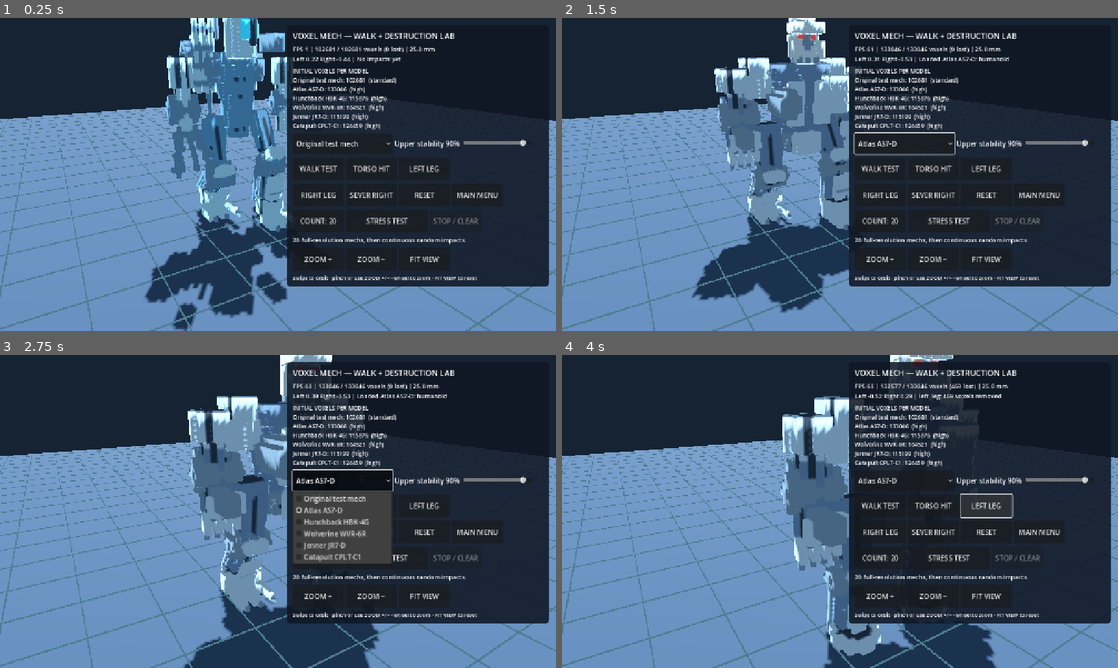
Above: before the commit, frames 1-4 (two rows, left to right).
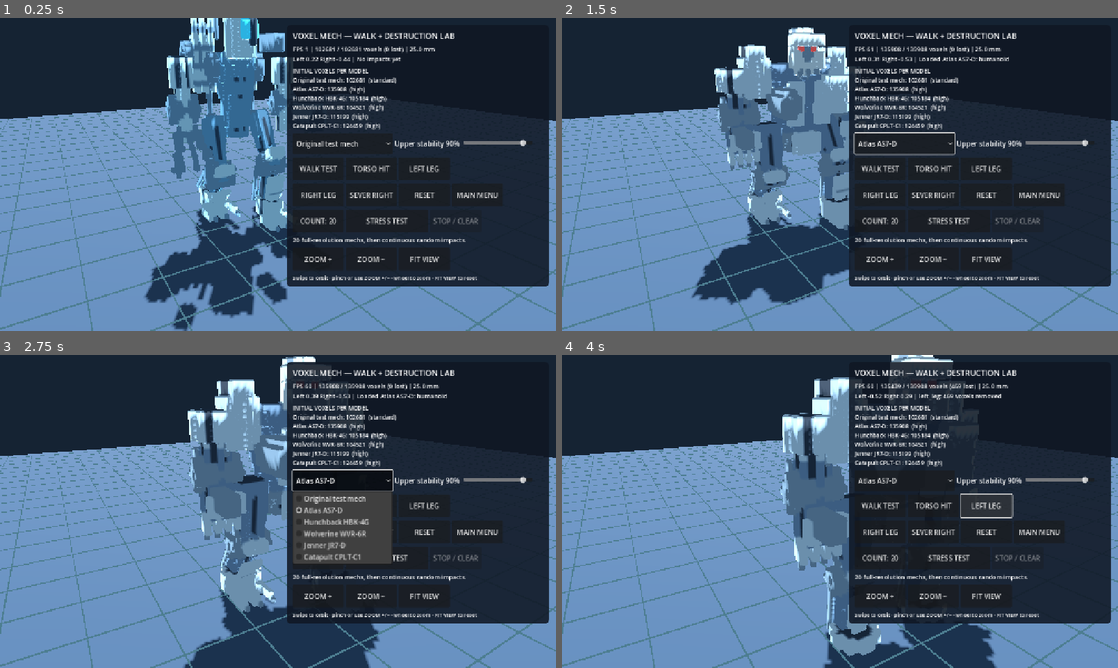
Above: after the commit, the same moments.

Repository: drag0nblad3/BtechMobile
Game: Godot game, scene res://scenes/voxel_mech_lab.tscn
Two runs of this game, one before a commit and one after it. Both use one fixed random seed, a clock stepped at 60 frames per second and the inputs below. This scene is started directly instead of the project's main scene.
Inputs:
- Up to frame 1 (0.25 s): no input
- Up to frame 2 (1.5 s): click "Original test mech" at 0.5 s; click "WALK TEST" at 1.25 s
- Up to frame 3 (2.75 s): click "Atlas AS7-D" at 2 s
- Up to frame 4 (4 s): click "TORSO HIT" at 2.75 s; click "LEFT LEG" at 3.5 s

The runs differ from the first frame. In frame 1, less than 0.1% of the frame differs, in the area x 60-67%, y 22-27%; in frame 2, 2.1%, in the area x 29-67%, y 0-95%; in frame 3, 1.2%; in frame 4, 1.2%.

Commit message:
Seat Atlas death's-head down inside shoulder armor and shorten Hunchback turret to reference proportions

Diff:
--- a/src/view/units/voxel_reference_v4.gd
+++ b/src/view/units/voxel_reference_v4.gd
@@ -116,8 +116,8 @@
 	# mechanical shoulders, instead of spheres along a horizontal T bar.
 	for side in [-1, 1]:
 		var cx := float(side) * 10.4
-		for y in range(0, 7):
-			var w := 3.8 if y < 4 else 3.0
+		for y in range(0, 9):
+			var w := 3.8 if y < 5 else (3.3 if y < 7 else 2.5)
 			section(p, y, cx, 0.0, w, 4.2, 4, 1, 0.38)
 		var sx := -14 if side < 0 else 13
 		hub(p, 0, 1, sx, sx + 2, 2.5, 0.7)
@@ -137,24 +137,25 @@
 					Vector3i(rx + 3, vy, 9))
 	# Skull itself is SMALL compared to shoulder span (8 cells vs 28).
 	# Armored chin joins a visibly narrow reinforced neck at y 4..6.
-	rod(p, Vector3i(0, 4, -2), Vector3i(0, 7, -3), 2.0, 8)
-	for y in range(7, 14):
-		var width := 3.7 if y < 11 else (3.2 if y < 13 else 2.5)
-		section(p, y, -0.5, -3.8, width, 3.7, 6, 8, 0.39)
+	rod(p, Vector3i(0, 3, -2), Vector3i(0, 5, -3), 2.1, 8)
+	for y in range(5, 12):
+		var width := 3.7 if y < 9 else (3.1 if y < 11 else 2.5)
+		var center_z := -3.7 if y < 9 else -3.2
+		section(p, y, -0.5, center_z, width, 3.3, 6, 8, 0.39)
 	# Bone plates and a true projecting eyebrow (not a giant flat helmet).
-	p.fill_box(Vector3i(-4, 11, -7), Vector3i(3, 12, -6), 6)
+	p.fill_box(Vector3i(-4, 9, -7), Vector3i(3, 10, -6), 6)
 	for eye in [-2, 1]:
-		p.carve_box(Vector3i(eye - 1, 9, -8),
-				Vector3i(eye + 1, 10, -6))
-		p.fill_box(Vector3i(eye, 10, -6), Vector3i(eye, 10, -6), 7)
+		p.carve_box(Vector3i(eye - 1, 7, -8),
+				Vector3i(eye + 1, 8, -6))
+		p.fill_box(Vector3i(eye, 8, -6), Vector3i(eye, 8, -6), 7)
 	# Separate cheekbones, nose bridge and gritted lower jaw.
 	for side in [-1, 1]:
 		var xx := -4 if side < 0 else 2
-		p.fill_box(Vector3i(xx, 7, -7), Vector3i(xx + 1, 9, -6), 6)
-	p.carve_box(Vector3i(-1, 7, -8), Vector3i(0, 8, -6))
-	p.fill_box(Vector3i(-3, 6, -6), Vector3i(2, 7, -5), 6)
+		p.fill_box(Vector3i(xx, 5, -7), Vector3i(xx + 1, 7, -6), 6)
+	p.carve_box(Vector3i(-1, 5, -8), Vector3i(0, 6, -6))
+	p.fill_box(Vector3i(-3, 4, -6), Vector3i(2, 5, -5), 6)
 	for x in [-2, 0, 2]:
-		p.fill_box(Vector3i(x, 6, -7), Vector3i(x, 6, -7), 8)
+		p.fill_box(Vector3i(x, 4, -7), Vector3i(x, 4, -7), 8)
 	# Weapons mounted into the massive torso, and NOT in both hands.
 	# AC/20 exposed on the right front, thick bored sleeve.
 	barrel(p, 7, -1, -12, -5, 2.7, 1.2, 8)
@@ -183,14 +184,14 @@
 	p.fill_box(Vector3i(-4, 8, -7), Vector3i(-4, 8, -7), 1)
 	# Cannon tower high on right: chamfered rectangular broad vertical plate.
 	faceted_box(p, Vector3i(2, 3, -5),
-			Vector3i(13, 15, 6), 4, 2)
-	p.fill_box(Vector3i(3, 14, -3), Vector3i(12, 15, 4), 8)
+			Vector3i(13, 12, 6), 4, 2)
+	p.fill_box(Vector3i(3, 11, -3), Vector3i(12, 12, 4), 8)
 	# Recoil carriage front is square, with circular 20cm bore.
 	faceted_box(p, Vector3i(4, 7, -10),
 			Vector3i(11, 12, -5), 8, 1)
 	barrel(p, 8, 9, -17, -7, 3.0, 1.4, 8)
 	# Ammunition-feed ribbing and exposed cooling machinery on outboard side.
-	for y in [4, 7, 10, 13]:
+	for y in [4, 6, 8, 10]:
 		p.carve_box(Vector3i(13, y, -1),
 				Vector3i(13, y, 5))
 		p.fill_box(Vector3i(12, y, 0),
